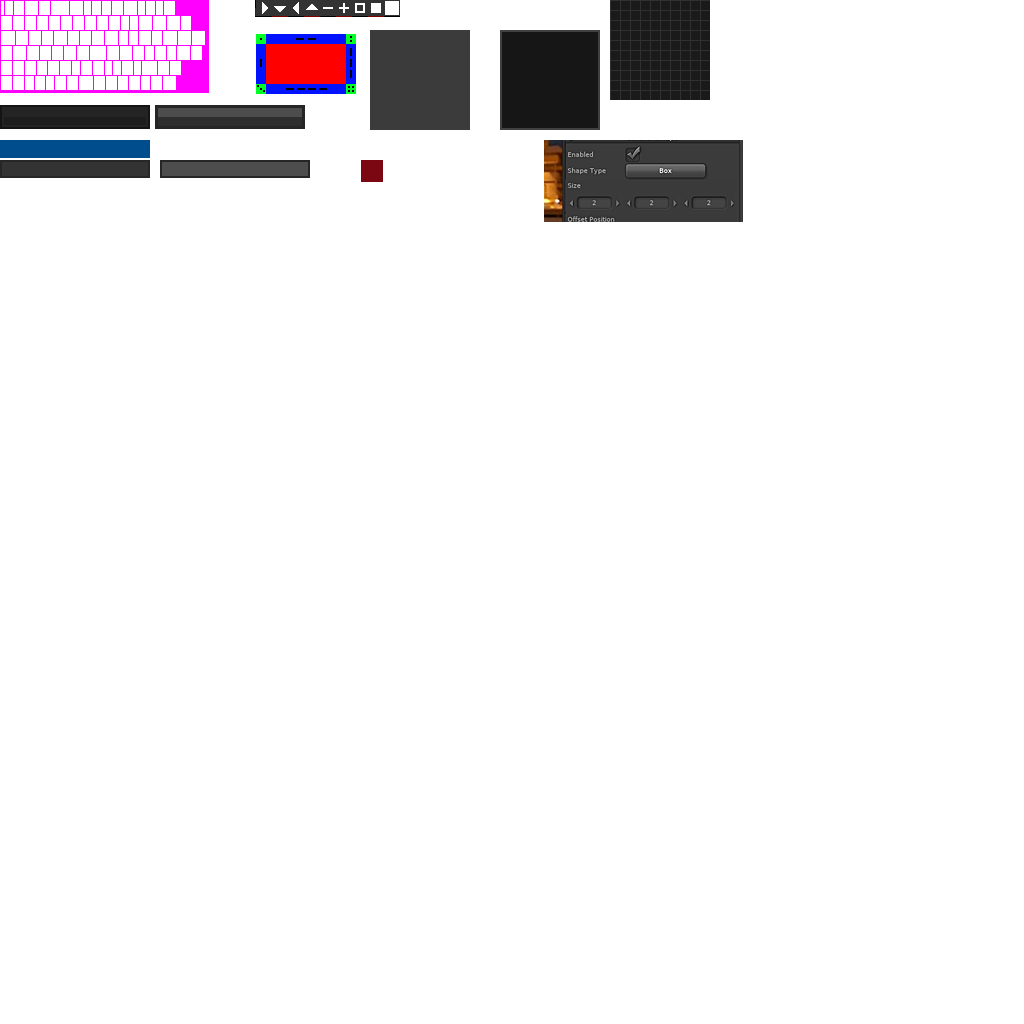
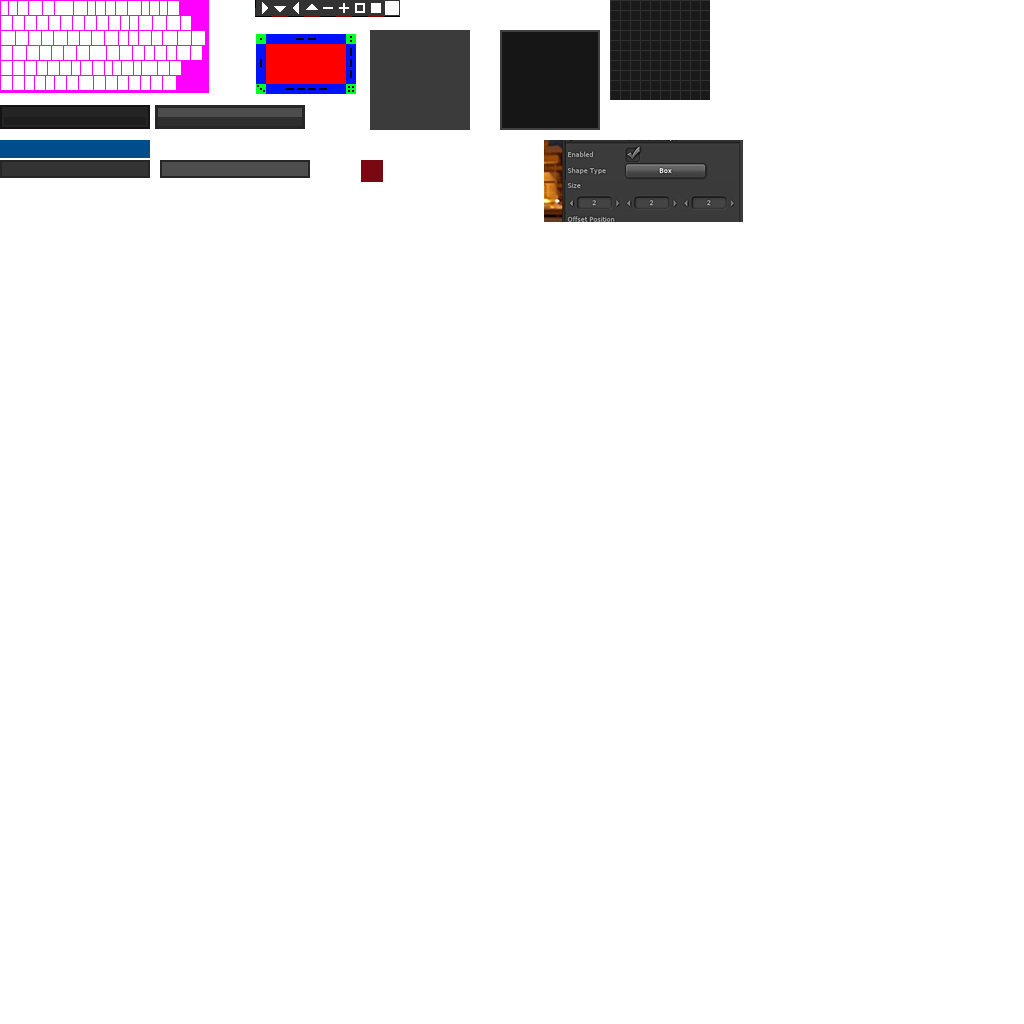
Layered file, before and after one edit (1024×1024). Changes by layer:
painted on "Eingefügte Ebene" over <box>4,0,179,15</box>
